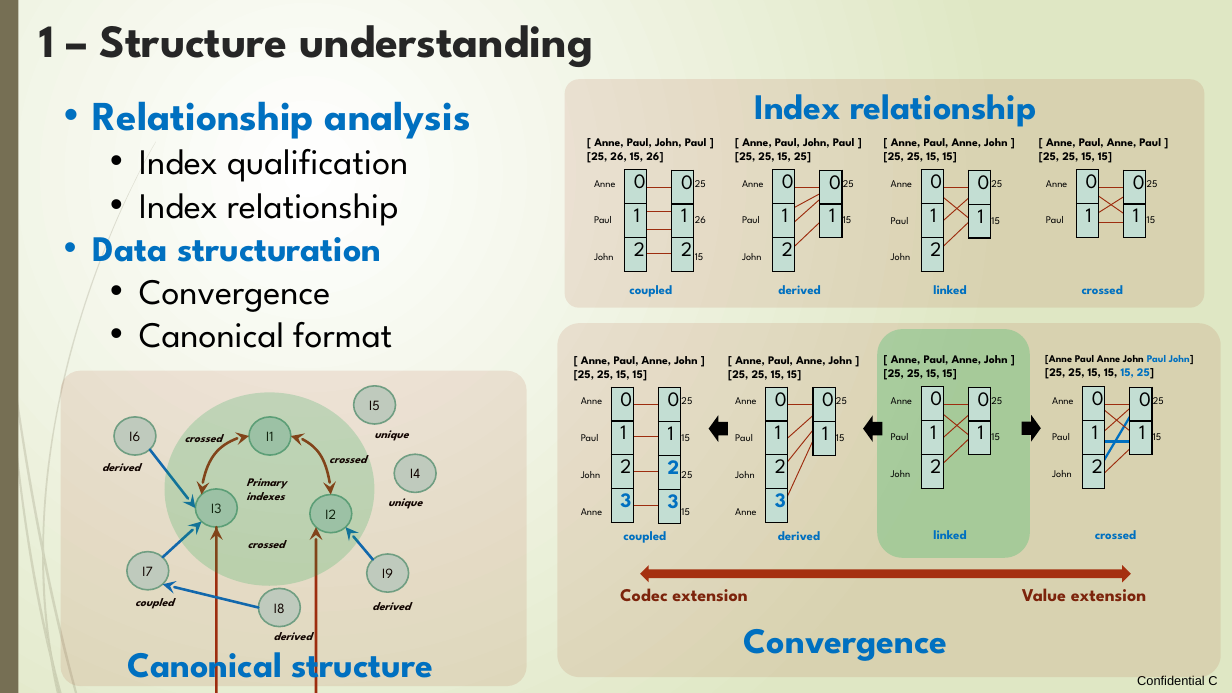
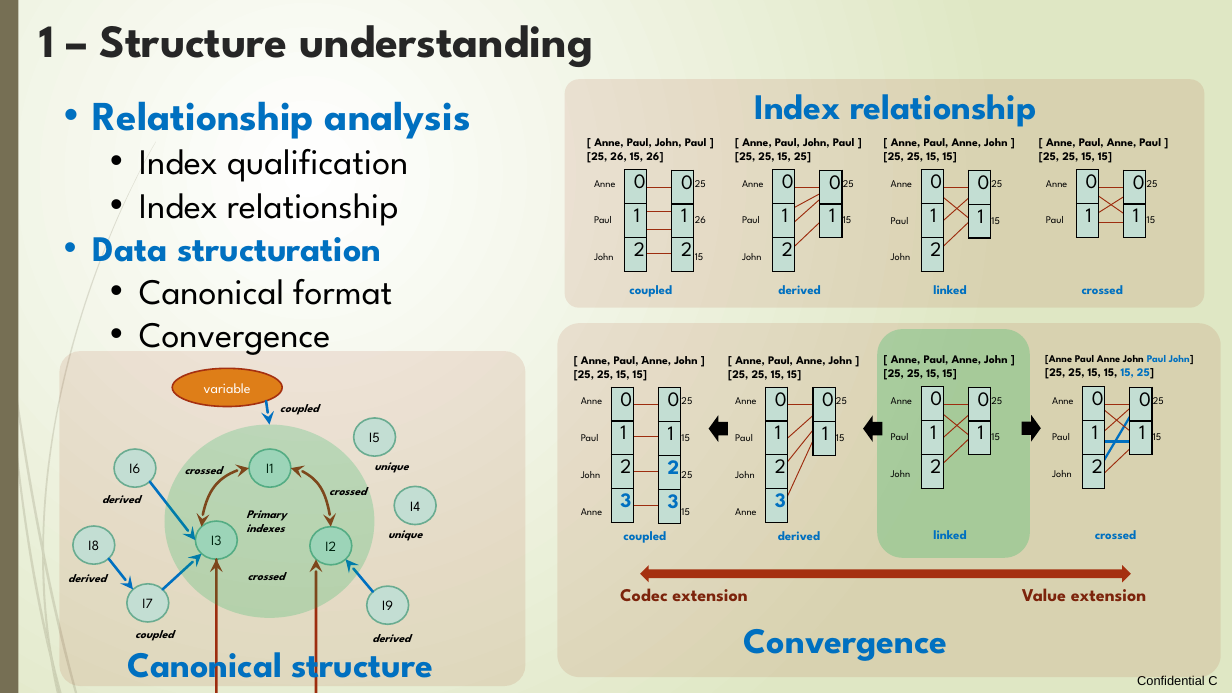
Before and after one commit to loco-philippe/Environmental-Sensing, a slide deck: slide 5 of documentation/ilist_technical.pptx. Drawn at 1232x693 pixels with LibreOffice and Linux fonts; fonts in the diff are those of the drawing. Boxes give left, top, right and bottom in pixels: in the first picture for what was removed or moved away, otherwise in the second. Text is boxed around its words. In the diff, an @@ line names an element or a change of style, - is before the commit and + after.

```diff
--- a/documentation/ilist_technical.pptx
+++ b/documentation/ilist_technical.pptx
@@ text at bbox=[139, 279, 393, 305]: paragraph added @@
+  • Canonical format
@@ text at bbox=[139, 311, 393, 348]: paragraph removed @@
-  • Canonical format
@@ rounded rectangle: place and size @@
-rounded rectangle at bbox=[61, 371, 527, 686]
+rounded rectangle at bbox=[59, 351, 525, 687]
@@ ellipse added at bbox=[172, 369, 282, 407], fill #DE7E18, outline #A53010 1.25 pt, 11 pt, text #FFFFFF @@
+variable
@@ arrow added from (266, 401) to (270, 424), #0070C0 2 pt @@
@@ text added at bbox=[280, 404, 319, 415], 9 pt, text #000000, bold, italic @@
+coupled
@@ 8 ellipses, 5 texts, 2 arrows, 1 curved double arrow: place and size @@
-8 ellipses, 5 texts, 2 arrows, 1 curved double arrow at bbox=[102, 386, 436, 609]
+8 ellipses, 5 texts, 2 arrows, 1 curved double arrow at bbox=[102, 418, 436, 641]
@@ ellipse "I8": place and size @@
-ellipse "I8" at bbox=[259, 589, 300, 627]
+ellipse "I8" at bbox=[73, 526, 115, 564]
@@ text "derived": place and size @@
-text "derived" at bbox=[274, 632, 312, 640]
+text "derived" at bbox=[68, 574, 106, 582]
@@ arrow moved from (259, 608) - (163, 584) to (109, 559) - (133, 590) @@
@@ 4 texts, 2 curved double arrows, 1 ellipse, 1 arrow: place and size @@
-4 texts, 2 curved double arrows, 1 ellipse, 1 arrow at bbox=[163, 436, 410, 610]
+4 texts, 2 curved double arrows, 1 ellipse, 1 arrow at bbox=[163, 469, 410, 642]
```
Also in this commit, not shown: 7 other slides changed, 2 other files.
